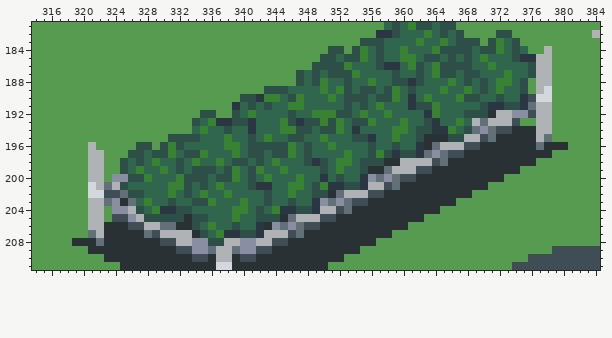
Two states of a pixel-art file, res/tiled/ase/mockup2.ase. Above, as it was before the edit.
644x483 pixels, 1 frame. Colours within 5 levels of each other are drawn and written as one. Shown: x 314..384, y 181..211.
After the commit:
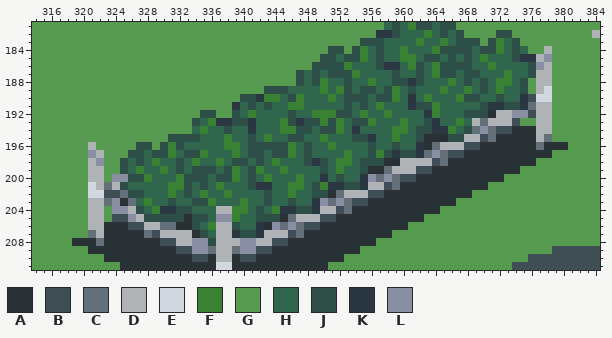
Palette (. is transparent): A #293134  B #3f4e54  C #636f79  D #afb3b6  E #d3d7e0  F #3a8233  G #569b50  H #2f664d  J #2d4f48  K #2a3743  L #8a8ea3
Changes in this commit:
Layer "hydrop":
y 185: x 378 D -> L
y 186: x 377 D -> L
y 197: x 321 D -> L
y 198: x 322 D -> L
y 204: x 337..338 HH -> DD
y 205: x 337..338 HH -> LL
y 206: x 337..338 HH -> DD
y 207: x 337..338 FK -> DD
y 208: x 337 J -> D
Boxes around the changes in both pictures, in picture pixels (x1, y1, x2, y2):
changed: (536, 54, 552, 70)
changed: (88, 150, 104, 166)
changed: (216, 206, 232, 246)
